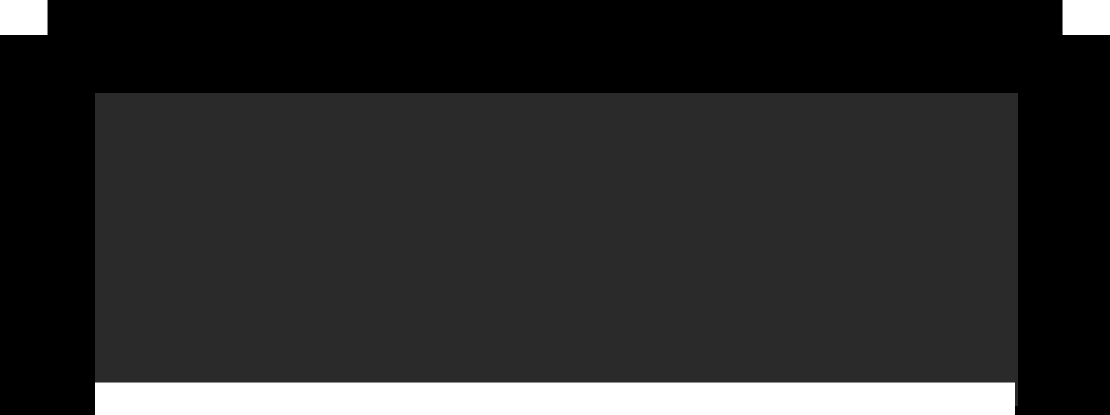
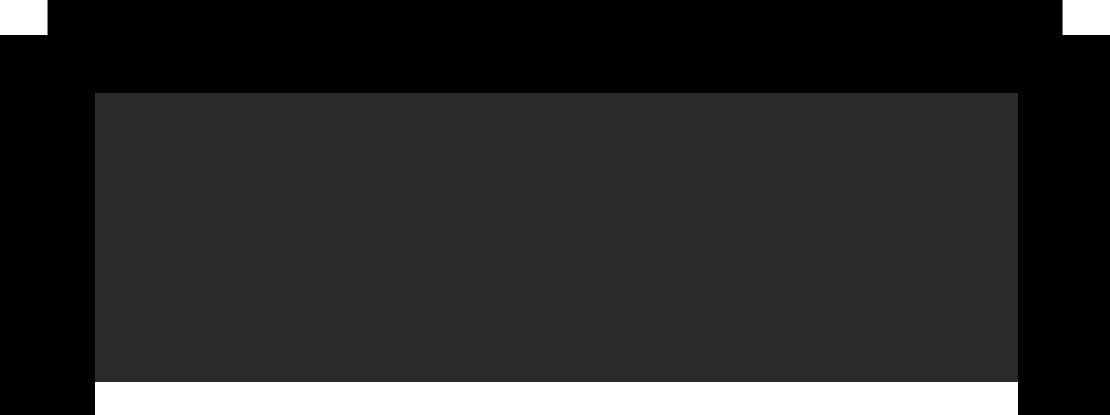
Revision of a layered 1110px x 415px image; what changed, layer by layer:
renamed "Rectangle 15" to "sofa_frame", painted on it over box(95, 382, 1018, 415)
removed layer "Rectangle 14" over box(95, 382, 1018, 415)
